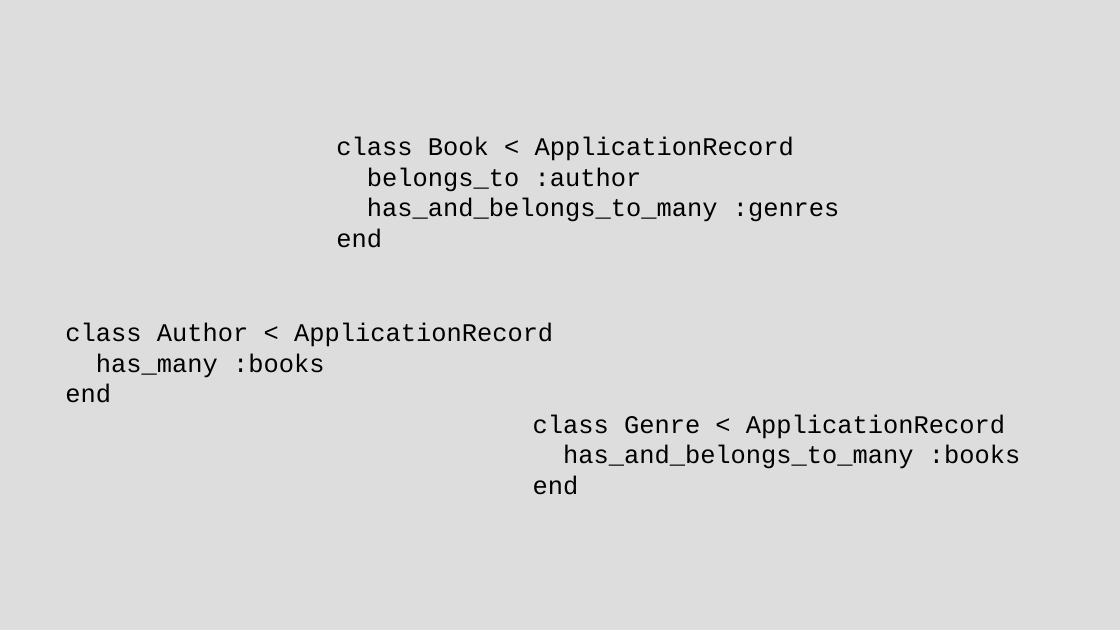
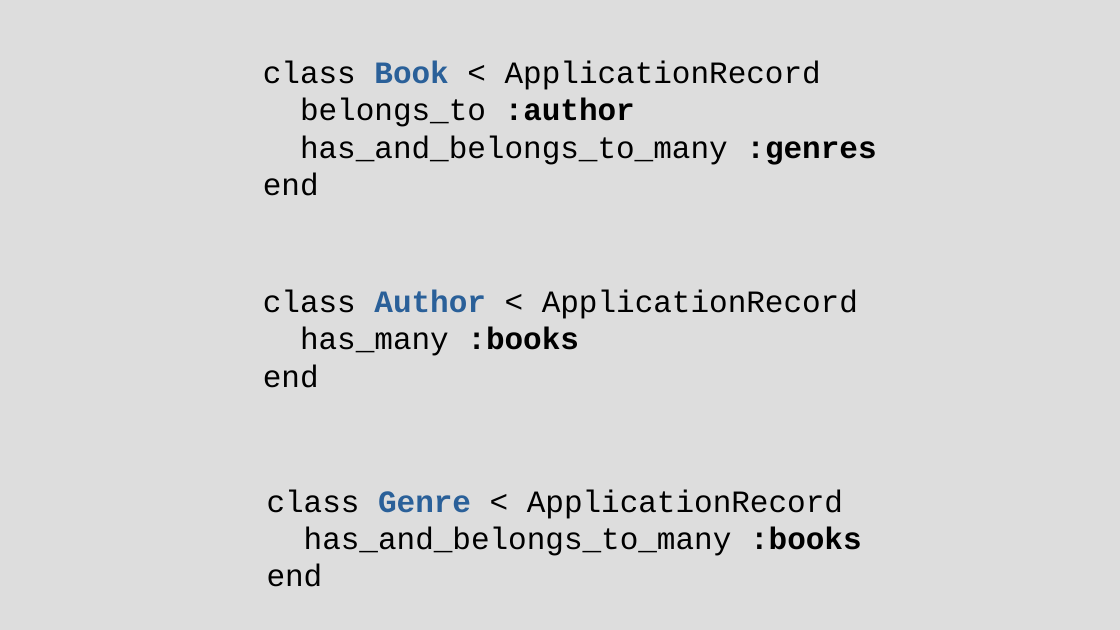
Before and after one commit to chriscressman/architecting-a-search-feature, a slide deck: slide 37 of presentation.odp (slide 45 before the commit). Drawn at 1120x630 pixels with LibreOffice and Linux fonts; fonts in the diff are those of the drawing. Boxes give left, top, right and bottom in pixels: in the first picture for what was removed or moved away, otherwise in the second. Text is boxed around its words. In the diff, an @@ line names an element or a change of style, - is before the commit and + after.

```diff
--- a/presentation.odp
+++ b/presentation.odp
@@ text "class Book < ApplicationRecord": place and size @@
-text "class Book < ApplicationRecord" at (336, 137, 840, 248)
+text "class Book < ApplicationRecord" at (263, 61, 876, 196)
@@ text "class Book < ApplicationRecord" at (263, 61, 876, 196): size 18 to 22 pt; text colour #000000 to #2A6099 in "Book"; bold on in "Book", ":author", ":genres" @@
@@ text "class Author < ApplicationRecord": place and size @@
-text "class Author < ApplicationRecord" at (65, 323, 553, 403)
+text "class Author < ApplicationRecord" at (263, 290, 858, 388)
@@ text "class Author < ApplicationRecord" at (263, 290, 858, 388): size 18 to 22 pt; text colour #000000 to #2A6099 in "Author"; bold on in "Author", ":books" @@
@@ text "class Genre < ApplicationRecord": place and size @@
-text "class Genre < ApplicationRecord" at (533, 414, 1020, 495)
+text "class Genre < ApplicationRecord" at (267, 490, 862, 587)
@@ text "class Genre < ApplicationRecord" at (267, 490, 862, 587): size 18 to 22 pt; text colour #000000 to #2A6099 in "Genre"; bold on in "Genre", ":books" @@
```
Also in this commit, not shown: 19 other slides changed, 16 slides added, 13 slides removed.
